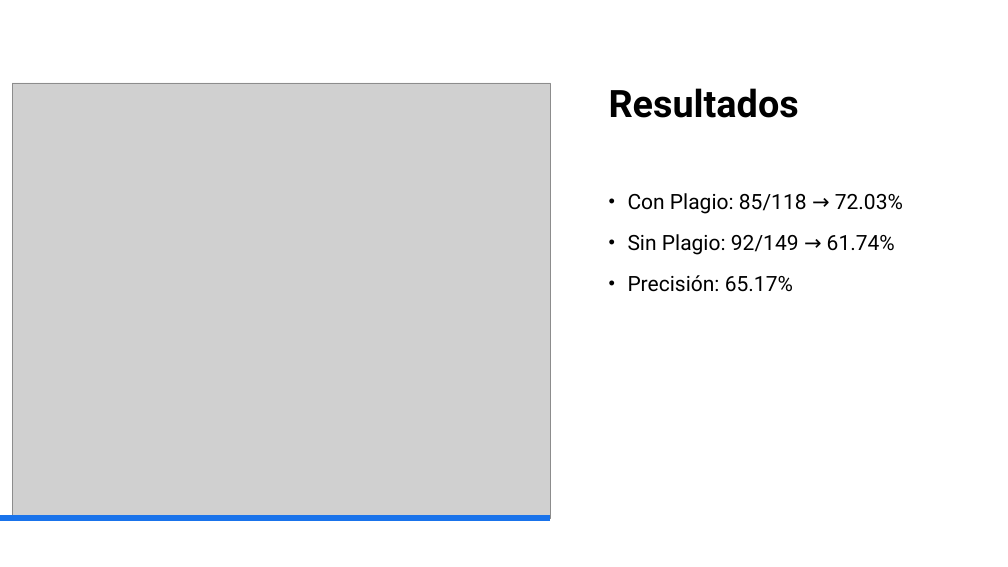
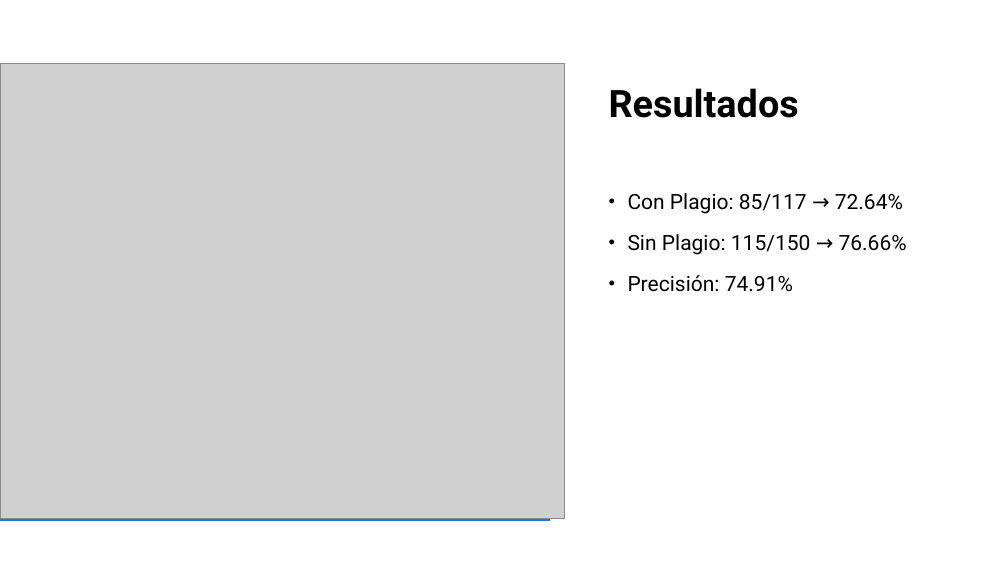
Before and after one commit to ricardo020202/plagiarism-detector, a slide deck: slide 4 of docs/Detección de plagio de código fuente mediante inteligencia.pptx. Drawn at 1008x567 pixels with LibreOffice and Linux fonts; fonts in the diff are those of the drawing; grey boxes stand for pictures. Boxes give left, top, right and bottom in pixels: in the first picture for what was removed or moved away, otherwise in the second. Text is boxed around its words. In the diff, an @@ line names an element or a change of style, - is before the commit and + after.

Commit message:
docs(presentation): V2 of presentation

```diff
--- a/docs/Detección de plagio de código fuente mediante inteligencia.pptx
+++ b/docs/Detección de plagio de código fuente mediante inteligencia.pptx
@@ picture: place and size @@
-picture at (12, 83, 551, 519)
+picture at (0, 64, 564, 518)
@@ text at (628, 193, 907, 292): text changed @@
-• Con Plagio: 85/118 → 72.03%
-• Sin Plagio: 92/149 → 61.74%
-• Precisión: 65.17%
+• Con Plagio: 85/117 → 72.64%
+• Sin Plagio: 115/150 → 76.66%
+• Precisión: 74.91%
```
